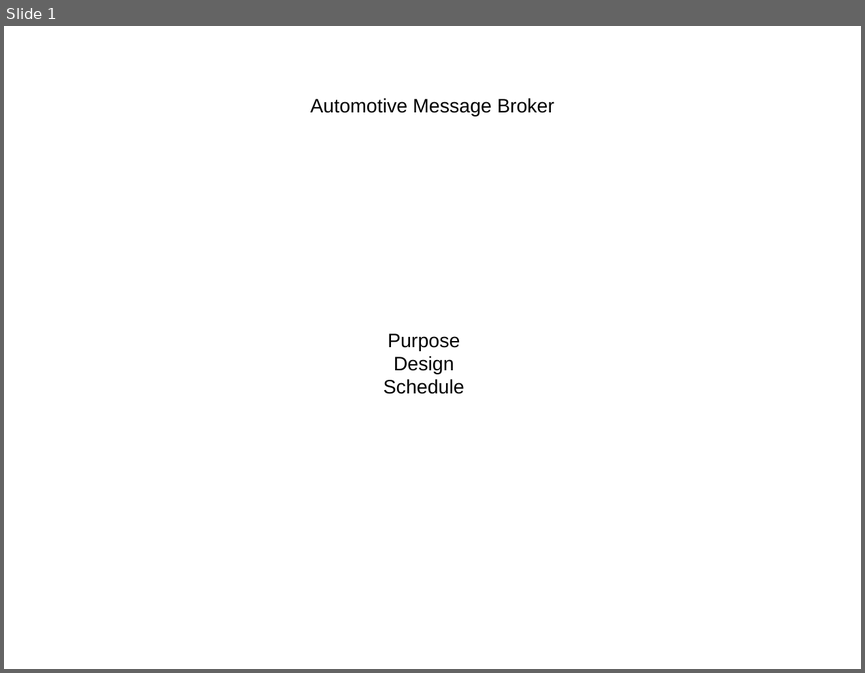
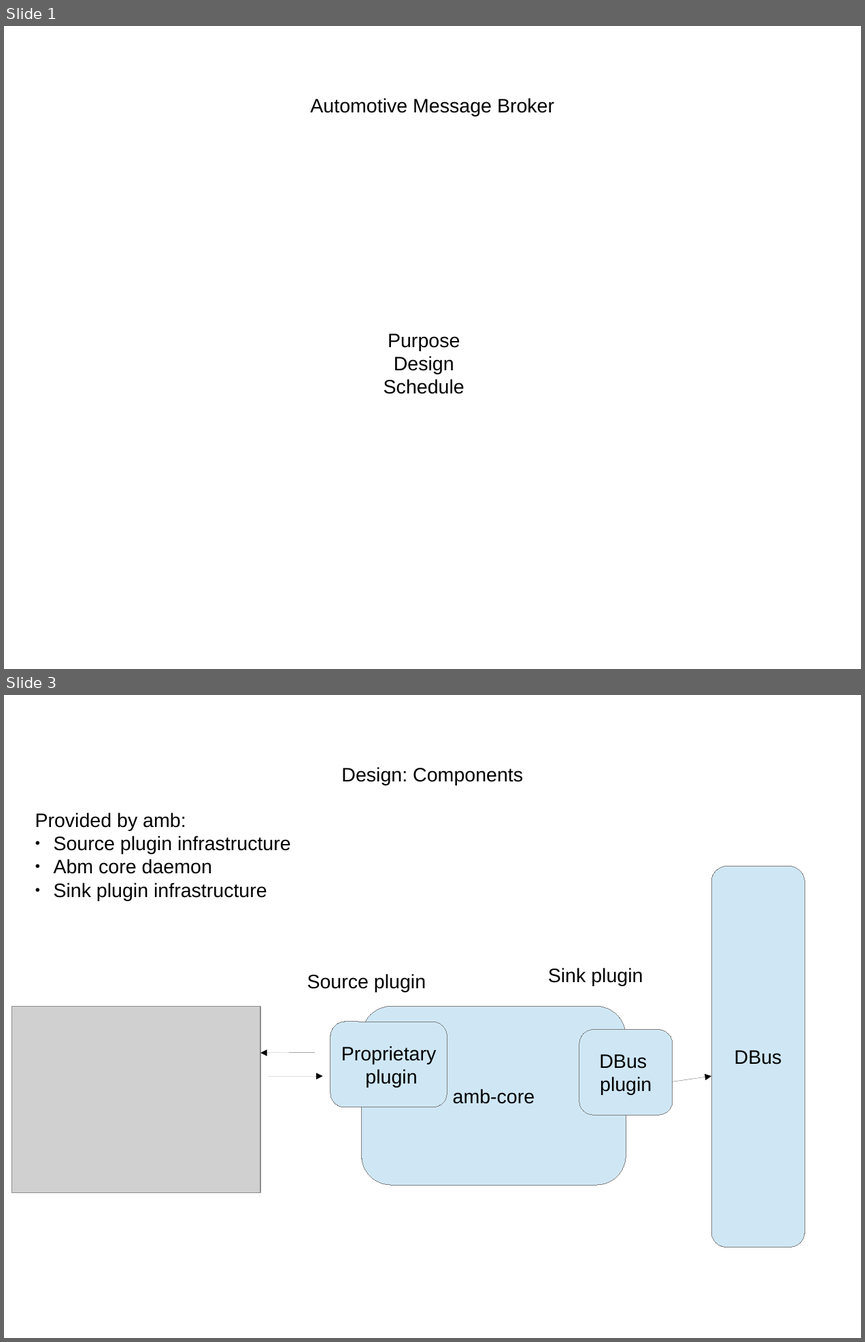
Before and after one commit to otcshare/automotive-message-broker, a slide deck: automotive-message-broker.odp. Shown one above the other, each under a label of ours: slide 1 before the commit, slides 1 and 3 after it; the slides between them are not shown. The pictures are 865x673 and 865x1342 pixels, drawn with LibreOffice and Linux fonts; fonts in the diff are those of the drawing; grey boxes stand for pictures. Boxes give left, top, right and bottom in pixels: in the first picture for what was removed or moved away, otherwise in the second. Text is boxed around its words. In the diff, an @@ line names an element or a change of style, - is before the commit and + after.

```diff
--- a/automotive-message-broker.odp
+++ b/automotive-message-broker.odp
@@ slide 3 added at box(4, 695, 861, 1338), background #FFFFFF @@
@@ text added at box(341, 767, 523, 785), 18 pt, text #000000 @@
+Design: Components
@@ text added at box(35, 813, 291, 900), 18 pt, text #000000 @@
+Provided by amb:
+● Source plugin infrastructure
+● Abm core daemon
+● Sink plugin infrastructure
@@ freeform shape added at box(711, 866, 805, 1247), fill #CFE7F5, outline #808080 0 pt, 18 pt, text #000000 @@
+DBus
@@ text added at box(307, 974, 426, 992), 18 pt, text #000000 @@
+Source plugin
@@ text added at box(548, 968, 643, 986), 18 pt, text #000000 @@
+Sink plugin
@@ picture added at box(11, 1006, 260, 1193) @@
@@ rounded rectangle added at box(362, 1006, 626, 1185), fill #CFE7F5, outline #808080 0 pt, 18 pt, text #000000 @@
+amb-core
@@ rounded rectangle added at box(330, 1021, 447, 1107), fill #CFE7F5, outline #808080 0 pt, 18 pt, text #000000 @@
+Proprietary
+plugin
@@ rounded rectangle added at box(579, 1030, 672, 1115), fill #CFE7F5, outline #808080 0 pt, 18 pt, text #000000 @@
+DBus
+plugin
@@ arrow added from (315, 1053) to (260, 1053), #000000 0 pt @@
@@ arrow added from (269, 1076) to (323, 1076), #000000 0 pt @@
@@ arrow added from (657, 1084) to (711, 1076), #000000 0 pt @@
```
Also in this commit, not shown: 1 slide changed, 1 other slide added, 2 slides removed.
